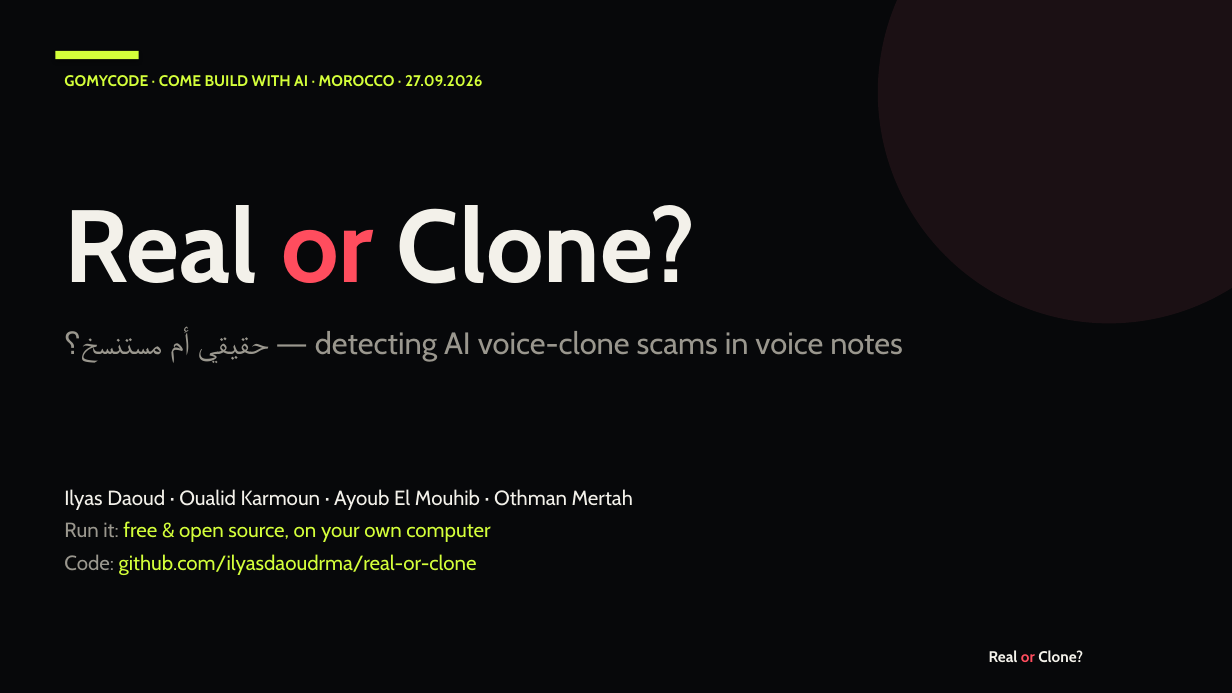
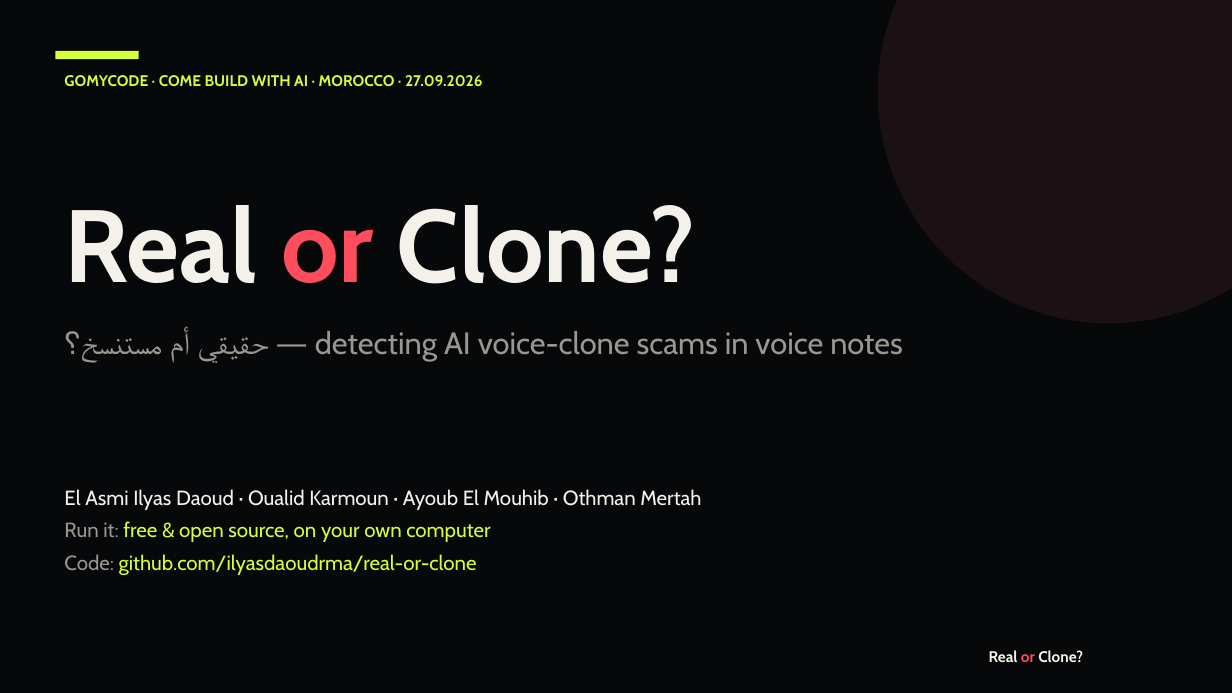
Before and after one commit to ilyasdaoudrma/real-or-clone, a slide deck: slide 1 of docs/Real-or-Clone.pptx. Drawn at 1232x693 pixels with LibreOffice and Linux fonts; fonts in the diff are those of the drawing. Boxes give left, top, right and bottom in pixels: in the first picture for what was removed or moved away, otherwise in the second. Text is boxed around its words. In the diff, an @@ line names an element or a change of style, - is before the commit and + after.

```diff
--- a/docs/Real-or-Clone.pptx
+++ b/docs/Real-or-Clone.pptx
@@ text at <box>64,489,701,510</box>: text changed @@
-Ilyas Daoud · Oualid Karmoun · Ayoub El Mouhib · Othman Mertah
+El Asmi Ilyas Daoud · Oualid Karmoun · Ayoub El Mouhib · Othman Mertah
```
Also in this commit, not shown: 4 other files.
